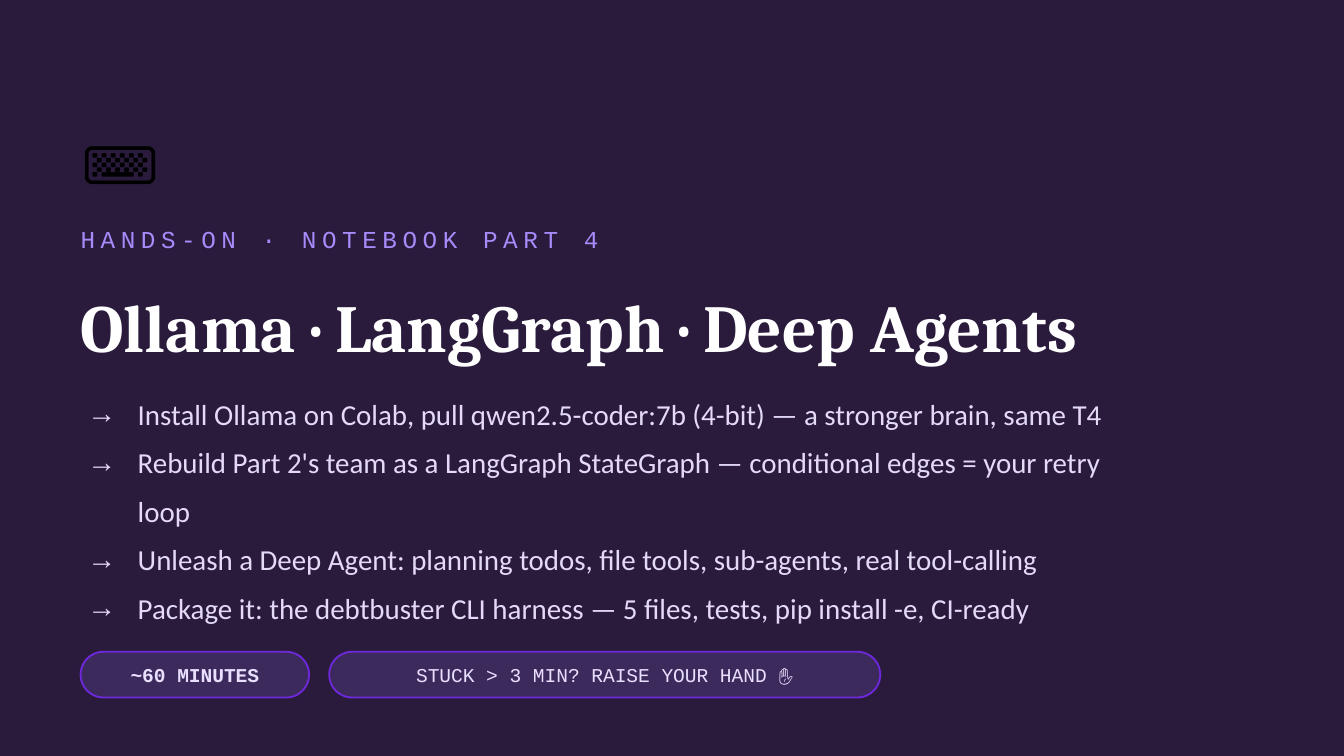
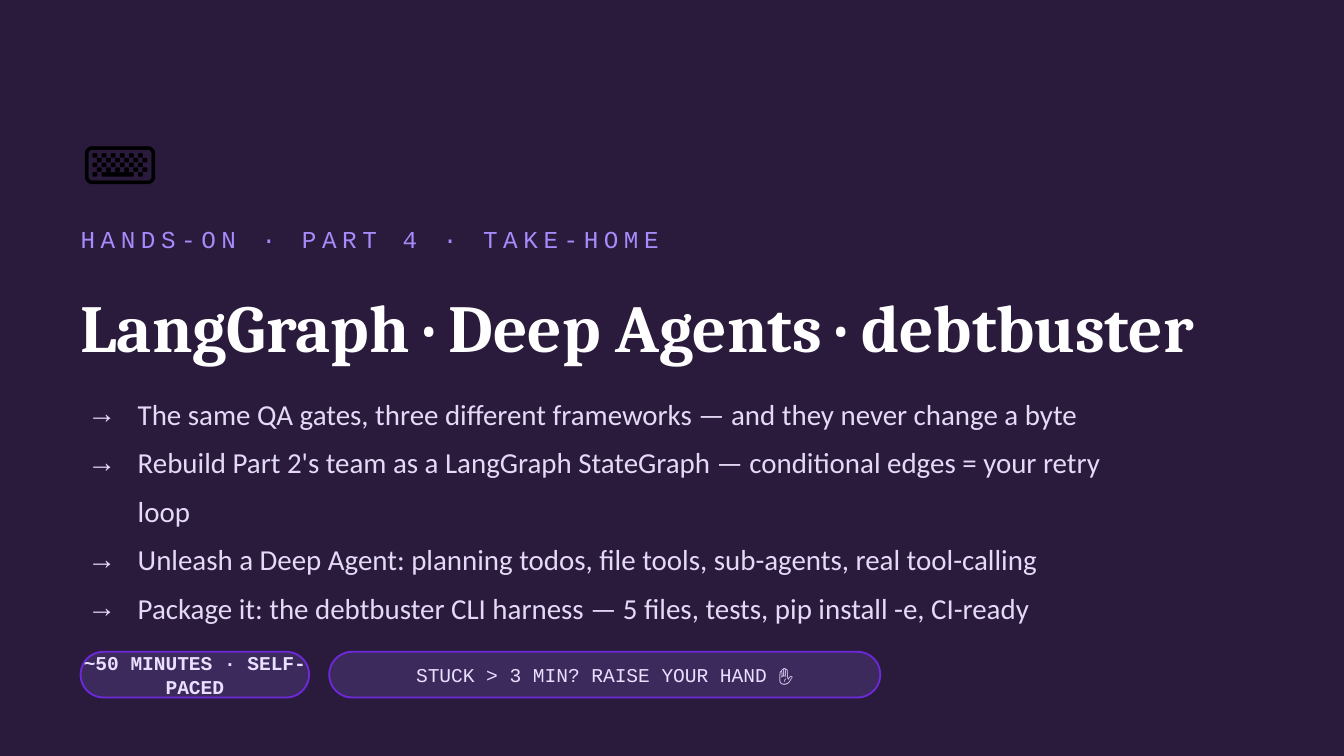
Before and after one commit to KarthikShivasankar/LLMA4SE-Workshop4, a slide deck: slide 18 of LLMA4SE_Workshop4_Slides.pptx (slide 17 before the commit). Drawn at 1344x756 pixels with LibreOffice and Linux fonts; fonts in the diff are those of the drawing. Boxes give left, top, right and bottom in pixels: in the first picture for what was removed or moved away, otherwise in the second. Text is boxed around its words. In the diff, an @@ line names an element or a change of style, - is before the commit and + after.

```diff
--- a/LLMA4SE_Workshop4_Slides.pptx
+++ b/LLMA4SE_Workshop4_Slides.pptx
@@ text at box(81, 231, 659, 248): text changed @@
-HANDS-ON · NOTEBOOK PART 4
+HANDS-ON · PART 4 · TAKE-HOME
@@ text at box(81, 305, 1193, 367): text changed @@
-Ollama · LangGraph · Deep Agents
+LangGraph · Deep Agents · debtbuster
@@ text at box(138, 405, 1077, 430): text changed @@
-→ Install Ollama on Colab, pull qwen2.5-coder:7b (4-bit) — a stronger brain, same T4
+→ The same QA gates, three different frameworks — and they never change a byte
@@ text at box(84, 656, 305, 700): text changed @@
-~60 MINUTES
+~50 MINUTES · SELF-PACED
```
Also in this commit, not shown: 10 other slides changed, 1 slide added, 19 other files.
